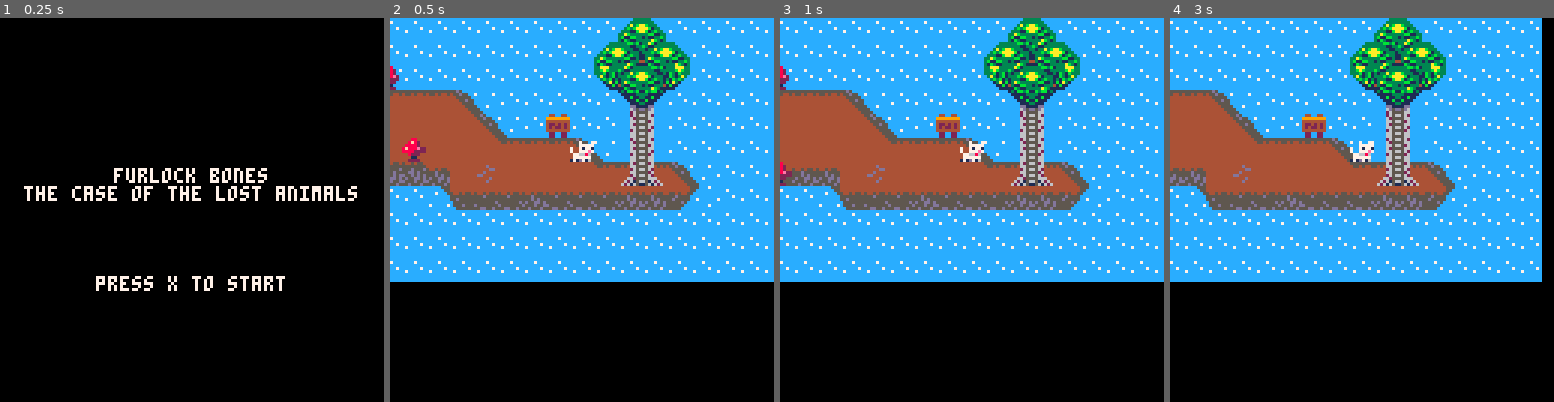
Above: before the commit, frames 1-4 (left to right).
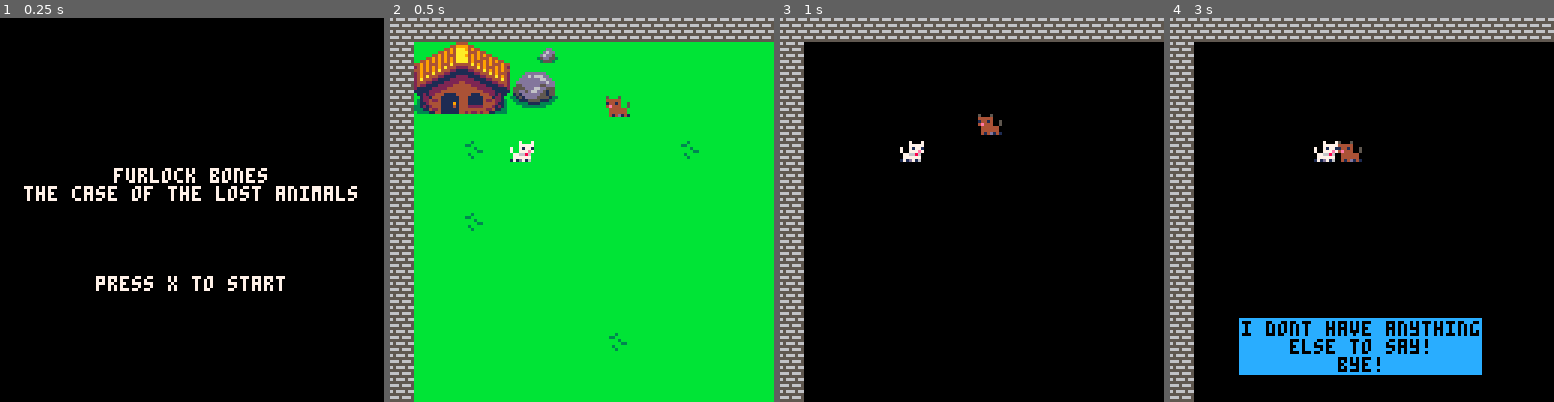
Above: after the commit, the same moments.

Repository: Mackeriah/FurlockBones-game
Game: PICO-8 cartridge furlock bones.p8
Same seed, same stepped clock (60 frames per second), same inputs: the game is played once before the commit and once after it.
Inputs:
- Up to frame 1 (0.25 s): no input
- Up to frame 2 (0.5 s): tap X (X key) at 0.33 s
- Up to frame 3 (1 s): tap O (Z key) at 0.7 s
- Up to frame 4 (3 s): tap X (X key) at 1.07, 1.85, 2.97 s; hold Right 1.6-2.1 s; tap O (Z key) every 0.4 s from 1.7 to 2.9 s; hold Up 2.15-2.42 s; hold Right from 2.47 s (still down)

Frame 1 is identical in both runs. In frame 2, 99% of the frame differs, in the area x 0-100%, y 0-100%; in frame 3, 71%; in frame 4, 76%.

Commit message:
added starting location back

Diff:
--- a/furlock bones.p8
+++ b/furlock bones.p8
@@ -103,7 +103,7 @@
 --player functions
 function create_player()
 	player={}  --create empty table -- this means we're creating the player as an object!
-	player.x = 464 -- map location x8 for exact pixel location
+	player.x = 40 -- map location x8 for exact pixel location
 	player.y = 40
 	player.direction = 1
 	player.velocity_x = 0
@@ -417,9 +417,9 @@
 			conversation_state = "level3"
 		end
 	elseif conversation_state == "level3" and talking_to == "brian" then
-		new_conversation({"oh really?", "a 2nd line of text","and even a third","but four is our limit!"})
-
-	elseif conversation_state == "sign" and player.x < 120 then
+		new_conversation({"i dont have anything","else to say!","bye!"})
+
+	elseif conversation_state == "sign" and player.x < 310 then
 		new_conversation({"press x to read sign"})
 		if (btnp(❎)) then
 			conversation_state = "sign2"
@@ -803,40 +803,40 @@
 
 
 __gff__
-0000000000020000800000000000010100010180800100000100000000000001010001010101010100000000010000000000000000000101000000000000000001010000010101010100000000000101010100000100010100000000000001010101000100000101000000000000010101010001000001010000000000000101
+0000000000020000800000000000010100010180800100000100000000000001010001010101010100000000010000000000000000000101000000000000000001010000010101010000000000000101010100000100010100000000000001010101000000000101000000000000010101010000000001010000000000000101
 0101000001000001010100000000000001010000010000010101000000000000010101010100000001010000000000000101010001010000010101000000000000000000000000000000000000000000000000000000000000000000000000000000000000000000000000000000000000000000000000000000000000000000
 __map__
 232323232323232323232323232323232323232323232323232323232323232323232323232323230f0f0f0f0f0f0f0f0f0f0f0f0f0f0f0f0f0f0f0f46470f0f0f0f0f00000000000000000000000000000000000000000000000000000000000000000000000000000000000000000000000000000000000000000000000000
-2332323232323232323232323232323200000000000000000000000000000000000000000000000a0f0f0f0f0f0f0f0f0f0f0f0f0f0f0f0f0f0f0f464243470f0f0f0f00000000000000000000000000000000000000000000000000000000000000000000000000000000000000000000000000000000000000000000000000
-23324a4b4c4d3232323232323232323200000000000000000000000000000000000000000000140b220f220f220f220f220f220f0f0f0f0f0f0f0f445253450f0f0f0f00000000000000000000000000000000000000000000000000000000000000000000000000000000000000000000000000000000000000000000000000
-23325a5b5c5d323232323232323232320000000000000000000000000000000000000000000000000c0c0c0c0c0c0c0c0c0c0c0c0c1c0d0f0f0f0f0f56570f0f0f0f0f00000000000000000000000000000000000000000000000000000000000000000000000000000000000000000000000000000000000000000000000000
-23326a6b6c6d323232323232323232320000000000000000000000000000000000000000000000001b1a1b1b1b1b2a1b1b1b1b1b1b1b1c0d0f130f0f66670f0f0f0f0f00000000000000000000000000000000000000000000000000000000000000000000000000000000000000000000000000000000000000000000000000
-233232323232323232323232323232320000000000000000000000000000000000000000004041232b331b331b331b331b331b331b1b1b0c0c0c1c0d66670f0f0f0f0f00000000000000000000000000000000000000000000000000000000000000000000000000000000000000000000000000000000000000000000000000
-233232323232323232323232323232320000000000000000000000000000000000000000005051231f2b2c2c2c2c2c2c2c2c2c2c2d1b2a1b1b1b1b0c76771c0d0f0f0f00000000000000000000000000000000000000000000000000000000000000000000000000000000000000000000000000000000000000000000000000
-233232323232323232323232323232320000000000000000000000000000000000000000000000230f0f0f0f0f0f0f0f0f0f0f0f1f2b2e2e2d2e2e2e2d2d2f0e0f0f0f00000000000000000000000000000000000000000000000000000000000000000000000000000000000000000000000000000000000000000000000000
-233232323232323232323232323232320000000000000000000000000000000000000000000000230f0f0f0f0f0f0f0f0f0f0f0f0f0f0f0f0f0f0f0f0f0f0f0f0f0f0f00000000000000000000000000000000000000000000000000000000000000000000000000000000000000000000000000000000000000000000000000
-230000000000000000000000000000000000000000000000000000000000000000000000000000230f0f0f0f0f0f0f0f0f0f0f0f0f0f0f0f0f0f0f0f0f0f0f0f0f0f0f00000000000000000000000000000000000000000000000000000000000000000000000000000000000000000000000000000000000000000000000000
-230000000000000000000000000000000000000000000000000000000000000000000000000000230f0f0f0f0f0f0f0f0f0f0f0f0f0f0f0f0f0f0f0f0f0f0f0f0f0f0f00000000000000000000000000000000000000000000000000000000000000000000000000000000000000000000000000000000000000000000000000
-2300000000000000000000000000000000000000000000000000000000000000000000000000002300000000000000000000000000000000000000000000000000000000000000000000000000000000000000000000000000000000000000000000000000000000000000000000000000000000000000000000000000000000
-2300000000000000000000000000000000000000000000000000000000000000000000000000002300000000000000000000000000000000000000000000000000000000000000000000000000000000000000000000000000000000000000000000000000000000000000000000000000000000000000000000000000000000
-2300000000000000000000000000000000000000000000000000000000000000000000000000002300000000000000000000000000000000000000000000000000000000000000000000000000000000000000000000000000000000000000000000000000000000000000000000000000000000000000000000000000000000
-2300000000000000000000000000000000000000000000000000000000000000000000000000002300000000000000000000000000000000000000000000000000000000000000000000000000000000000000000000000000000000000000000000000000000000000000000000000000000000000000000000000000000000
-2300000000000000000000000000000000000000000000000000000000000000000000000000002300000000000000000000000000000000000000000000000000000000000000000000000000000000000000000000000000000000000000000000000000000000000000000000000000000000000000000000000000000000
-2300000000000000000000000000000000000000000000000000000000000000000000000000002300000000000000000000000000000000000000000000000000000000000000000000000000000000000000000000000000000000000000000000000000000000000000000000000000000000000000000000000000000000
-2300000000000000000000000000000000000000000000000000000000000000000000000000002300000000000000000000000000000000000000000000000000000000000000000000000000000000000000000000000000000000000000000000000000000000000000000000000000000000000000000000000000000000
-2300000000000000000000000000000000000000000000000000000000000000000000000000002300000000000000000000000000000000000000000000000000000000000000000000000000000000000000000000000000000000000000000000000000000000000000000000000000000000000000000000000000000000
-2300000000000000000000000000000000000000000000000000000000000000000000000000002300000000000000000000000000000000000000000000000000000000000000000000000000000000000000000000000000000000000000000000000000000000000000000000000000000000000000000000000000000000
-2300000000000000000000000000000000000000000000000000000000000000000000000000002300000000000000000000000000000000000000000000000000000000000000000000000000000000000000000000000000000000000000000000000000000000000000000000000000000000000000000000000000000000
-2300000000000000000000000000000000000000000000000000000000000000000000000000002300000000000000000000000000000000000000000000000000000000000000000000000000000000000000000000000000000000000000000000000000000000000000000000000000000000000000000000000000000000
-2300000000000000000000000000000000000000000000000000000000000000000000000000002300000000000000000000000000000000000000000000000000000000000000000000000000000000000000000000000000000000000000000000000000000000000000000000000000000000000000000000000000000000
-2300000000000000000000000000000000000000000000000000000000000000000000000000002300000000000000000000000000000000000000000000000000000000000000000000000000000000000000000000000000000000000000000000000000000000000000000000000000000000000000000000000000000000
-2300000000000000000000000000000000000000000000000000000000000000000000000000002300000000000000000000000000000000000000000000000000000000000000000000000000000000000000000000000000000000000000000000000000000000000000000000000000000000000000000000000000000000
-2300000000000000000000000000000000000000000000000000000000000000000000000000002300000000000000000000000000000000000000000000000000000000000000000000000000000000000000000000000000000000000000000000000000000000000000000000000000000000000000000000000000000000
-2300000000000000000000000000000000000000000000000000000000000000000000000000002300000000000000000000000000000000000000000000000000000000000000000000000000000000000000000000000000000000000000000000000000000000000000000000000000000000000000000000000000000000
-2300000000000000000000000000000000000000000000000000000000000000000000000000002300000000000000000000000000000000000000000000000000000000000000000000000000000000000000000000000000000000000000000000000000000000000000000000000000000000000000000000000000000000
-2300000000000000000000000000000000000000000000000000000000000000000000000000002300000000000000000000000000000000000000000000000000000000000000000000000000000000000000000000000000000000000000000000000000000000000000000000000000000000000000000000000000000000
-2300000000000000000000000000000000000000000000000000000000000000000000000000002300000000000000000000000000000000000000000000000000000000000000000000000000000000000000000000000000000000000000000000000000000000000000000000000000000000000000000000000000000000
-2300000000000000000000000000000000000000000000000000000000000000000000000000002300000000000000000000000000000000000000000000000000000000000000000000000000000000000000000000000000000000000000000000000000000000000000000000000000000000000000000000000000000000
+2348494a4b321032323232323232323232323232323232323232323232323232323232323232320a0f0f0f0f0f0f0f0f0f0f0f0f0f0f0f0f0f0f0f464243470f0f0f0f00000000000000000000000000000000000000000000000000000000000000000000000000000000000000000000000000000000000000000000000000
+2358595a5b404132323232323232323232323232323232323232323232323232323232323232140b220f220f220f220f220f220f0f0f0f0f0f0f0f445253450f0f0f0f00000000000000000000000000000000000000000000000000000000000000000000000000000000000000000000000000000000000000000000000000
+2368696a6b50513232323232323232323232323132323232323232323232323232323232323232320c0c0c0c0c0c0c0c0c0c0c0c0c1c0d0f0f0f0f0f56570f0f0f0f0f00000000000000000000000000000000000000000000000000000000000000000000000000000000000000000000000000000000000000000000000000
+233232323232323232323232323232323232323232323232323232323132323232323232323232321b1a1b1b1b1b2a1b1b1b1b1b1b1b1c0d0f0f0f0f66670f0f0f0f0f00000000000000000000000000000000000000000000000000000000000000000000000000000000000000000000000000000000000000000000000000
+233232313232323232323232313232323232323232323232323232323232323232323232324041232b331b331b331b331b331b331b1b1b0c0c0c1c0d66670f0f0f0f0f00000000000000000000000000000000000000000000000000000000000000000000000000000000000000000000000000000000000000000000000000
+233232323232323232323232323232323232323232323232323232323232323232323232325051231f2b2c2c2c2c2c2c2c2c2c2c2d1b2a1b1b1b1b0c76771c0d0f0f0f00000000000000000000000000000000000000000000000000000000000000000000000000000000000000000000000000000000000000000000000000
+233232323232323232323232323232323232323232323232323232323232323232323232323232230f0f0f0f0f0f0f0f0f0f0f0f1f2b2e2e2d2e2e2e2d2d2f0e0f0f0f00000000000000000000000000000000000000000000000000000000000000000000000000000000000000000000000000000000000000000000000000
+233232313232323232323232323232323232323232323232323232323232323232323232323232230f0f0f0f0f0f0f0f0f0f0f0f0f0f0f0f0f0f0f0f0f0f0f0f0f0f0f00000000000000000000000000000000000000000000000000000000000000000000000000000000000000000000000000000000000000000000000000
+233232323232323232323232323232323232323232103232323232323232323231323232323232230f0f0f0f0f0f0f0f0f0f0f0f0f0f0f0f0f0f0f0f0f0f0f0f0f0f0f00000000000000000000000000000000000000000000000000000000000000000000000000000000000000000000000000000000000000000000000000
+233232323232323232323232323232323232323232323232323232323232323231323232323232230f0f0f0f0f0f0f0f0f0f0f0f0f0f0f0f0f0f0f0f0f0f0f0f0f0f0f00000000000000000000000000000000000000000000000000000000000000000000000000000000000000000000000000000000000000000000000000
+2332323232323232323232323232323232313232323232323231323232323232323232323232322300000000000000000000000000000000000000000000000000000000000000000000000000000000000000000000000000000000000000000000000000000000000000000000000000000000000000000000000000000000
+2332323232323232323232323232323232323232323232323232323232323232323232323232322300000000000000000000000000000000000000000000000000000000000000000000000000000000000000000000000000000000000000000000000000000000000000000000000000000000000000000000000000000000
+2332323232323232323132323232323232323232323232323232323232323232323232323232322300000000000000000000000000000000000000000000000000000000000000000000000000000000000000000000000000000000000000000000000000000000000000000000000000000000000000000000000000000000
+2332323232323232323232323232323232323232323232323232323232323232323232323232322300000000000000000000000000000000000000000000000000000000000000000000000000000000000000000000000000000000000000000000000000000000000000000000000000000000000000000000000000000000
+2332323232323232323232323232323232323232323232323232323232323232323232323232322300000000000000000000000000000000000000000000000000000000000000000000000000000000000000000000000000000000000000000000000000000000000000000000000000000000000000000000000000000000
+2332323232323232323232323132323232323232323232323232323232323231323232323232322300000000000000000000000000000000000000000000000000000000000000000000000000000000000000000000000000000000000000000000000000000000000000000000000000000000000000000000000000000000
+2332323232323232323232323232323232323232323232323232323232323232323232323232322300000000000000000000000000000000000000000000000000000000000000000000000000000000000000000000000000000000000000000000000000000000000000000000000000000000000000000000000000000000
+2332323232313232323232323232323132323232323232323232323232323232323232323232322300000000000000000000000000000000000000000000000000000000000000000000000000000000000000000000000000000000000000000000000000000000000000000000000000000000000000000000000000000000
+2332323232323232323232323232323232323232323232323232323232323232323232323232322300000000000000000000000000000000000000000000000000000000000000000000000000000000000000000000000000000000000000000000000000000000000000000000000000000000000000000000000000000000
+2332323232323232323232323232323232323232323232323232323232323232323232313232322300000000000000000000000000000000000000000000000000000000000000000000000000000000000000000000000000000000000000000000000000000000000000000000000000000000000000000000000000000000
+2332321032323232323232323232323232323232323131323232323132323232323232323232322300000000000000000000000000000000000000000000000000000000000000000000000000000000000000000000000000000000000000000000000000000000000000000000000000000000000000000000000000000000
+2332103232323232323232323232323232323232323232323232323232323232323232323232322300000000000000000000000000000000000000000000000000000000000000000000000000000000000000000000000000000000000000000000000000000000000000000000000000000000000000000000000000000000
+2332323232323132323210323232323232323232323232323232323232323232323232323232322300000000000000000000000000000000000000000000000000000000000000000000000000000000000000000000000000000000000000000000000000000000000000000000000000000000000000000000000000000000
+2332323232323232323232323232313232323232323232323232323232323232323232323232322300000000000000000000000000000000000000000000000000000000000000000000000000000000000000000000000000000000000000000000000000000000000000000000000000000000000000000000000000000000
+2332323232323232323232323232323232323232323232323232323232323232323232323232322300000000000000000000000000000000000000000000000000000000000000000000000000000000000000000000000000000000000000000000000000000000000000000000000000000000000000000000000000000000
+2332323232323232321032323232323232323232323232103232323232323232323232323132322300000000000000000000000000000000000000000000000000000000000000000000000000000000000000000000000000000000000000000000000000000000000000000000000000000000000000000000000000000000
+2310323232323232323232323232323232323232323232323232323232323232323232323232322300000000000000000000000000000000000000000000000000000000000000000000000000000000000000000000000000000000000000000000000000000000000000000000000000000000000000000000000000000000
+2332323232313232103232323232323232323232323232323232323232323231323232323232322300000000000000000000000000000000000000000000000000000000000000000000000000000000000000000000000000000000000000000000000000000000000000000000000000000000000000000000000000000000
+2332103232323232323232323232323132323232323232313232323232323232323232323232102300000000000000000000000000000000000000000000000000000000000000000000000000000000000000000000000000000000000000000000000000000000000000000000000000000000000000000000000000000000
+2332103210404132323232323232323232323232323232323232323232323232323232323210322300000000000000000000000000000000000000000000000000000000000000000000000000000000000000000000000000000000000000000000000000000000000000000000000000000000000000000000000000000000
 2323232323232323232323232323232323232323232323232323232323232323232323232323232300000000000000000000000000000000000000000000000000000000000000000000000000000000000000000000000000000000000000000000000000000000000000000000000000000000000000000000000000000000
 
 
Not shown, changed: 56 lines of the sprite sheet (__gfx__) section of furlock bones.p8
